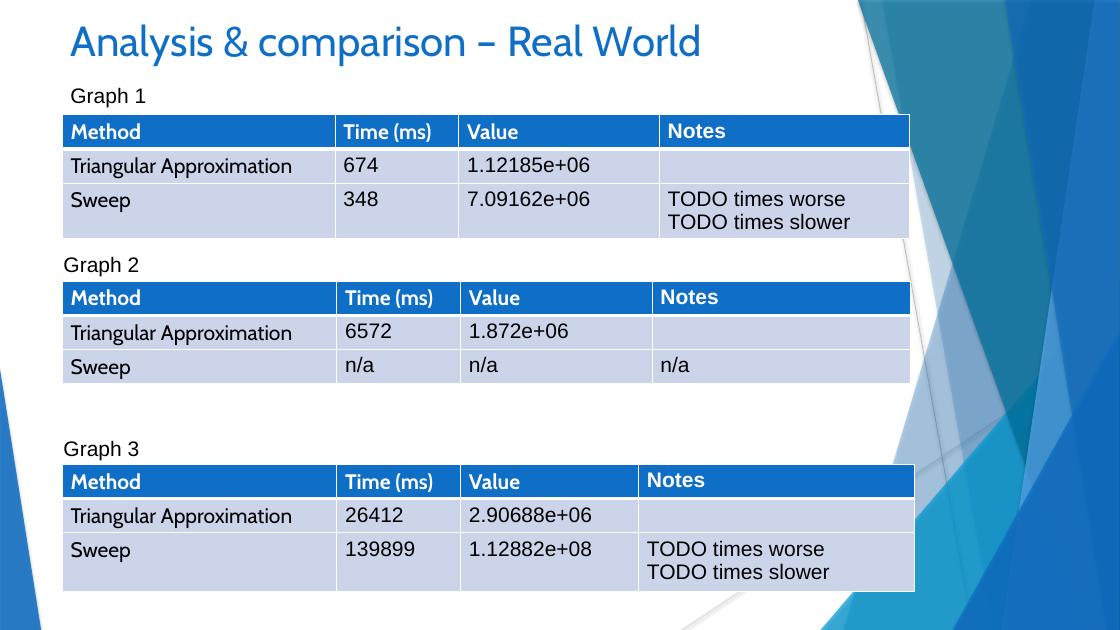
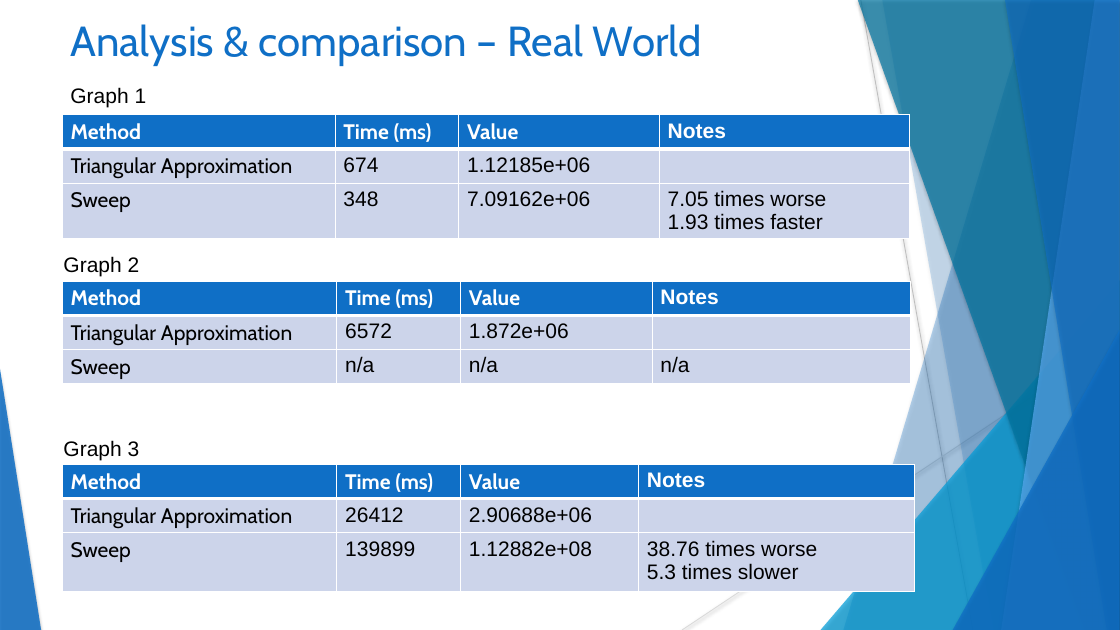
Before and after one commit to Spleentery/DA_TSP_Project-2, a slide deck: slide 40 of docs/Project 2.pptx. Drawn at 1120x630 pixels with LibreOffice and Linux fonts; fonts in the diff are those of the drawing. Boxes give left, top, right and bottom in pixels: in the first picture for what was removed or moved away, otherwise in the second. Text is boxed around its words. In the diff, an @@ line names an element or a change of style, - is before the commit and + after.

Commit message:
Version 1.6

```diff
--- a/docs/Project 2.pptx
+++ b/docs/Project 2.pptx
@@ table at (x1=62, y1=115, x2=910, y2=492) @@
-row 3, column 4: TODO times worse / TODO times slower
+row 3, column 4: 7.05 times worse / 1.93 times faster
@@ table at (x1=62, y1=465, x2=914, y2=592) @@
-row 3, column 4: TODO times worse / TODO times slower
+row 3, column 4: 38.76 times worse / 5.3 times slower
```
Also in this commit, not shown: 2 other slides changed, 2 slides added.
